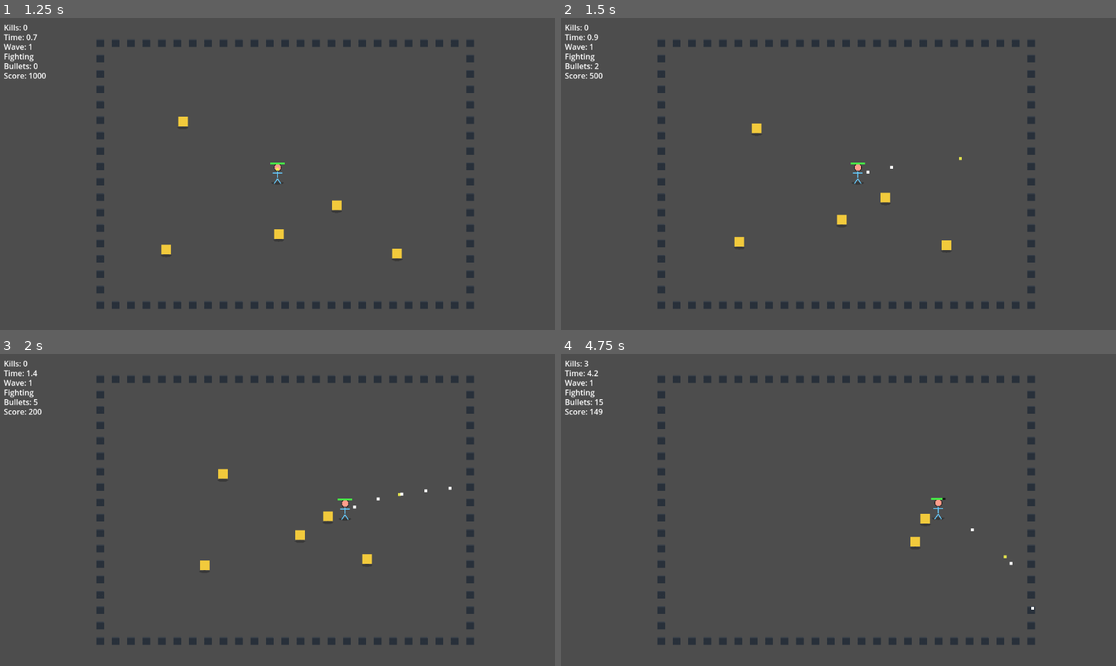
Above: before the commit, frames 1-4 (two rows, left to right).
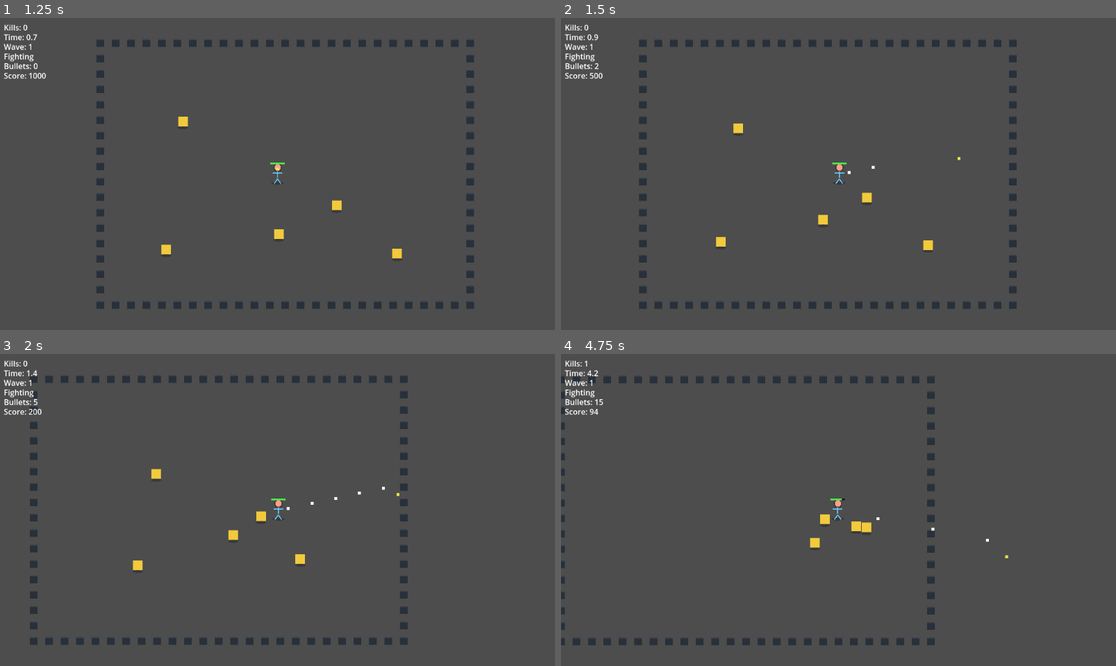
Above: after the commit, the same moments.

Repository: Rosco1813/simpleChaseGame
Game: Godot game, scene res://scenes/StartMenu.tscn
Same seed, same stepped clock (60 frames per second), same inputs: the game is played once before the commit and once after it.
Inputs (mouse positions are in pixels of both pictures, inside the frame that each line leads up to):
- Up to frame 1 (1.25 s): click "Start" at 0.5 s
- Up to frame 2 (1.5 s): move the mouse to (960, 158) at 1.27 s; press the mouse at (960, 158) at 1.28 s; hold Right (ui_right) from 1.28 s (still down)
- Up to frame 3 (2 s): keep holding Right (ui_right)
- Up to frame 4 (4.75 s): move the mouse to (727, 525) at 2.02 s; release Right (ui_right) at 2.03 s; release the mouse at (727, 525) at 2.03 s; hold Down (ui_down) 2.03-2.78 s; click (727, 525) at 2.1 s; move the mouse to (894, 441) at 2.77 s; press the mouse at (894, 441) at 2.78 s; hold Right (ui_right) 2.78-3.53 s; move the mouse to (810, 572) at 3.52 s; release the mouse at (810, 572) at 3.53 s; hold Up (ui_up) 3.53-4.28 s; click (810, 572) at 3.6 s; move the mouse to (1005, 556) at 4.27 s; press the mouse at (1005, 556) at 4.28 s; hold Left (ui_left) from 4.28 s (still down)

Frame 1 is identical in both runs. In frame 2, 3.7% of the frame differs, in the area x 14-86%, y 7-94%; in frame 3, 4.5%; in frame 4, 5.0%, in the area x 0-86%, y 2-94%.

Commit message:
added camera follow

Diff:
--- a/scenes/Main.tscn
+++ b/scenes/Main.tscn
@@ -7,6 +7,7 @@
 [ext_resource type="Script" uid="uid://c80ygdkhdlluy" path="res://scripts/game_manager.gd" id="5_mgr"]
 [ext_resource type="Script" uid="uid://7hopn11eomfd" path="res://scripts/door_to_room2.gd" id="7_door"]
 [ext_resource type="Script" uid="uid://po0r12dic778" path="res://scripts/wall_tilemap.gd" id="9_wallmap"]
+[ext_resource type="Script" uid="uid://c48p8fx8mii71" path="res://scripts/camera_follow.gd" id="10_cam"]
 
 [sub_resource type="RectangleShape2D" id="5"]
 size = Vector2(20, 160)
@@ -35,10 +36,8 @@
 script = ExtResource("9_wallmap")
 
 [node name="Camera2D" type="Camera2D" parent="."]
-limit_left = -2000
-limit_top = -2000
-limit_right = 2000
-limit_bottom = 2000
+script = ExtResource("10_cam")
+smooth_speed = 10.0
 
 [node name="HUD" parent="." instance=ExtResource("4_hud")]
 
--- /dev/null
+++ b/scripts/camera_follow.gd
@@ -0,0 +1,68 @@
+extends Camera2D
+
+@export var target_path: NodePath
+@export var use_player_group: bool = true
+@export var enable_smoothing: bool = true
+@export var smooth_speed: float = 8.0
+@export var clamp_to_world: bool = true
+@export var extra_margin: Vector2 = Vector2(0, 0)
+@export var debug: bool = false
+
+var _target: Node2D
+var _world_rect: Rect2
+var _initialized: bool = false
+
+func _ready():
+	make_current()
+	_resolve_target()
+	if Engine.has_singleton("GameConfig"):
+		_world_rect = GameConfig.world_rect
+	var gm = get_tree().get_first_node_in_group("game")
+	if gm and gm.has_signal("world_rect_changed"):
+		if not gm.is_connected("world_rect_changed", Callable(self, "_on_world_rect_changed")):
+			gm.world_rect_changed.connect(_on_world_rect_changed)
+	if is_instance_valid(_target):
+		position = _clamped_target_position(_target.global_position)
+	_initialized = true
+	if debug:
+		print_debug("[CameraFollow] ready; target=", _target)
+
+func _process(delta: float) -> void:
+	if not is_instance_valid(_target):
+		_resolve_target()
+		if debug and is_instance_valid(_target):
+			print_debug("[CameraFollow] acquired target late: ", _target)
+	if not is_instance_valid(_target):
+		return
+	var desired = _clamped_target_position(_target.global_position)
+	if enable_smoothing:
+		var t = 1.0 - pow(0.001, delta * smooth_speed)
+		position = position.lerp(desired, clamp(t, 0.0, 1.0))
+	else:
+		position = desired
+
+func _resolve_target():
+	if target_path != NodePath():
+		_target = get_node_or_null(target_path)
+	elif use_player_group:
+		_target = get_tree().get_first_node_in_group("player")
+
+func _clamped_target_position(pos: Vector2) -> Vector2:
+	if not clamp_to_world or _world_rect.size == Vector2.ZERO:
+		return pos
+	var vp = get_viewport_rect().size
+	var z = zoom
+	var half = (vp * z) * 0.5
+	var min_x = _world_rect.position.x + half.x + extra_margin.x
+	var max_x = _world_rect.position.x + _world_rect.size.x - half.x - extra_margin.x
+	var min_y = _world_rect.position.y + half.y + extra_margin.y
+	var max_y = _world_rect.position.y + _world_rect.size.y - half.y - extra_margin.y
+	return Vector2(
+		clamp(pos.x, min_x, max_x),
+		clamp(pos.y, min_y, max_y)
+	)
+
+func _on_world_rect_changed(new_rect: Rect2):
+	_world_rect = new_rect
+	if debug:
+		print_debug("[CameraFollow] world rect updated: ", new_rect)
--- a/scripts/door_to_room2.gd
+++ b/scripts/door_to_room2.gd
@@ -33,17 +33,15 @@
 	if blocker:
 		for c in blocker.get_children():
 			if c is CollisionShape2D:
-				c.disabled = true
+				c.set_deferred("disabled", true)
 		blocker.visible = false
-		# Fully remove blocker to guarantee no lingering collision
-		blocker.queue_free()
+		# Fully remove blocker to guarantee no lingering collision (deferred)
+		blocker.call_deferred("queue_free")
 	# Ensure trigger no longer obstructs (disable its shapes & stop monitoring)
 	if trigger:
-		for c in trigger.get_children():
-			if c is CollisionShape2D:
-				c.disabled = true
-		trigger.monitoring = true # still needs to fire once when player enters
-		trigger.monitorable = false # prevent physics bodies from treating it as obstacle
+		# Leave trigger shapes enabled so it can detect player crossing.
+		trigger.set_deferred("monitoring", true)
+		trigger.set_deferred("monitorable", true)
 	# Disable door fill segments if present (split wall pattern)
 	# (Legacy door fill segments removed; collision gap handled by TileMap script now.)
 	# (No door visual to fade in.)
--- a/scripts/game_manager.gd
+++ b/scripts/game_manager.gd
@@ -110,6 +110,7 @@
 	_in_break = false
 	var enemy_count = base_wave_enemy_count + (wave - 1) * wave_enemy_growth
 	enemies_remaining_in_wave = enemy_count
+	print_debug("[GameManager] Starting wave ", wave, " enemy_count=", enemy_count)
 	# Choose color based on wave (cycle hues)
 	var hue = fmod((wave * 0.13), 1.0)
 	var wave_color = Color.from_hsv(hue, 0.75, 0.95)
@@ -132,6 +133,7 @@
 		if has_max and enemy_count > spawner.max_enemies:
 			spawner.max_enemies = enemy_count
 		var spawned = spawner.start_wave(wave, enemy_count, wave_color)
+		print_debug("[GameManager] Requested spawn wave ", wave, " -> spawned=", spawned)
 		enemies_remaining_in_wave = spawned
 		if spawned == 0:
 			# If nothing spawned, immediately schedule another attempt after short break
@@ -203,6 +205,7 @@
 		# Defer wave start until player reaches center area
 		waiting_for_room2_center = true
 		_in_break = true # treat as break until ready
+		print_debug("[GameManager] Player entered Room2; waiting for center.")
 
 func get_active_room_rect() -> Rect2:
 	return ROOM2_RECT if current_room == 2 else ROOM1_RECT
@@ -239,6 +242,7 @@
 		_in_break = false
 		_between_waves_timer = 0.0
 		_start_next_wave()
+		print_debug("[GameManager] Player reached Room2 center; starting next wave.")
 
 func on_bullet_fired():
 	bullets_fired += 1
--- a/scripts/player.gd
+++ b/scripts/player.gd
@@ -215,7 +215,7 @@
 	dot.position = Vector2(-3,-3)
 	_virtual_cursor.add_child(dot)
 
-func _update_aim(delta: float):
+func _update_aim(_delta: float):
 	# Detect mouse movement (keep indentation strictly tabs to avoid mixed indentation parse errors)
 	var mp = get_viewport().get_mouse_position()
 	if mp.distance_to(_mouse_last_pos) > 2.0:
@@ -239,9 +239,9 @@
 			norm_tilt = clamp(norm_tilt, 0.0, 1.0)
 			var dir = stick.normalized()
 			_last_stick_dir = dir
-			var speed = virtual_cursor_speed * (0.15 + 0.85 * norm_tilt) * (1.0 + virtual_cursor_accel_scale * norm_tilt)
+			var cursor_speed = virtual_cursor_speed * (0.15 + 0.85 * norm_tilt) * (1.0 + virtual_cursor_accel_scale * norm_tilt)
 			# Raw move (store pre-assist position)
-			var raw_pos = _virtual_cursor.global_position + dir * speed * get_physics_process_delta_time()
+			var raw_pos = _virtual_cursor.global_position + dir * cursor_speed * get_physics_process_delta_time()
 			_virtual_cursor.global_position = raw_pos
 		# Clamp to visible camera view so it never leaves screen
 		var cam = get_viewport().get_camera_2d()
Not shown: 1 places in scenes/Main.tscn that only renumber resources
Not shown, added: scripts/camera_follow.gd.uid
Binary file removed: testPhotos/level5.png
Not shown, removed: testPhotos/level5.png.import
